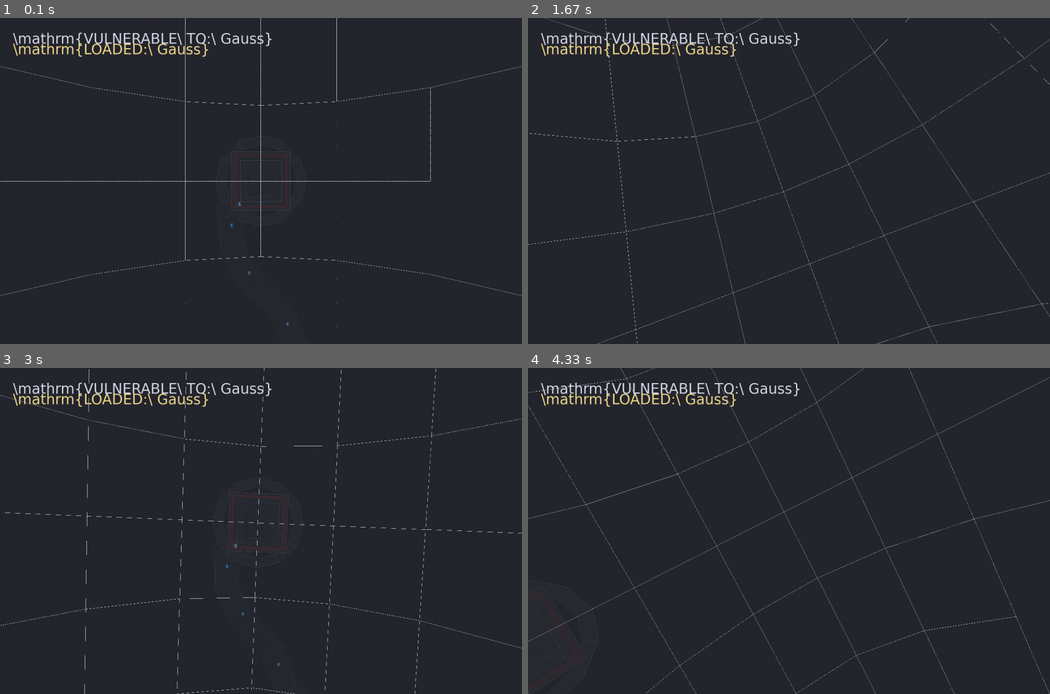
Above: before the commit, frames 1-4 (two rows, left to right).
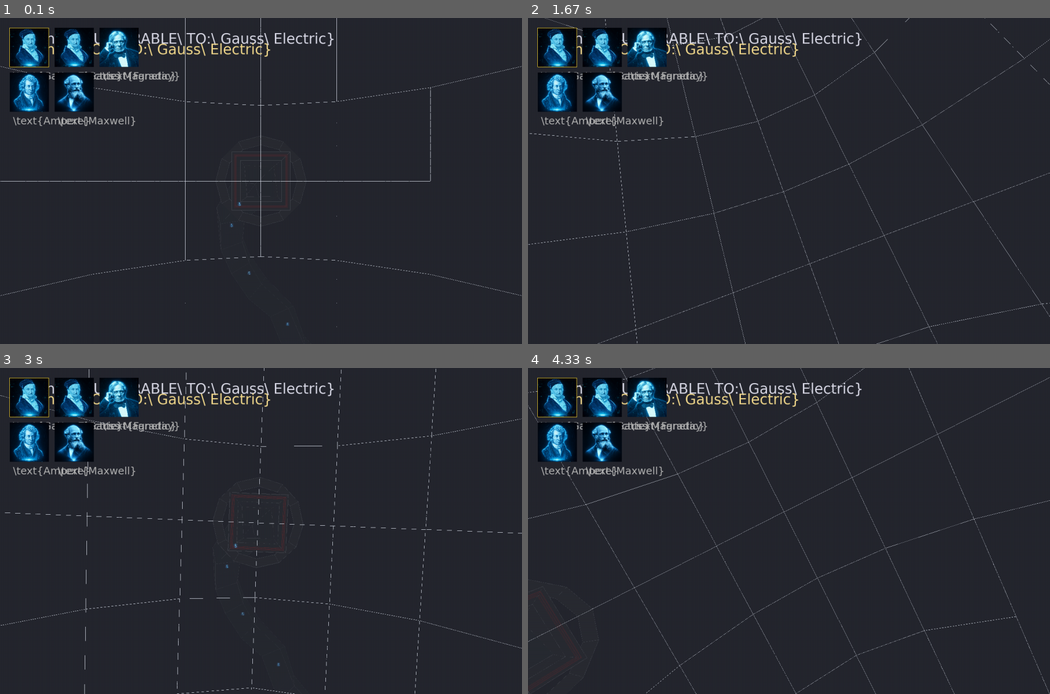
Above: after the commit, the same moments.

Repository: strulovitz/peaktogether-website
Game: pygame game, started from app.py
Same seed, same stepped clock (60 frames per second), same inputs: the game is played once before the commit and once after it.
Inputs:
- Up to frame 1 (0.1 s): no input
- Up to frame 2 (1.67 s): hold Right 0.33-0.8 s; hold Up 0.83-1.13 s; hold Right 1.17-1.63 s
- Up to frame 3 (3 s): hold Left 1.67-2.2 s; hold Down 2.23-2.53 s; hold Left 2.57-2.97 s
- Up to frame 4 (4.33 s): hold Up 3-3.37 s; hold Right 3.4-4.03 s; hold Down from 4.07 s (still down)

The runs differ from the first frame. In frame 1, 5.4% of the frame differs, in the area x 1-64%, y 2-34%; in frame 2, 5.4%; in frame 3, 5.4%; in frame 4, 5.4%.

Commit message:
Brief #10 — Arsenal/Weapons: per-corridor arsenal (build_arsenal), 3x3 face panel, Xbox+mouse selection, cosmetic projectiles, retires hardcoded ARSENAL and '['/']' cycling

Diff:
--- a/app.py
+++ b/app.py
@@ -174,6 +174,8 @@
     clock = pygame.time.Clock()
     running = True
     prev_keys = pygame.key.get_pressed()   # Brief #9: rising-edge tracking
+    mouse_click_edge = False               # Brief #10: mouse selection
+    mouse_x = mouse_y = 0
     while running:
         dt = clock.tick(60) / 1000.0
 
@@ -187,6 +189,9 @@
                 robot = combat.Combat.blocking_robot(hub)
                 if robot is not None:
                     umode.open(robot._robot_data)  # Brief #11: pass RobotData, not Robot
+            elif ev.type == pygame.MOUSEBUTTONDOWN and ev.button == 1:
+                mouse_click_edge = True            # Brief #10: face panel selection
+                mouse_x, mouse_y = ev.pos
 
         keys = pygame.key.get_pressed()
 
@@ -221,9 +226,11 @@
             # 6. advance world animation / corridor state
             hub.update(dt, ship.pos)
 
-            # Brief #9: combat (fire, auto-face, fizzle timer)
-            combat_state.handle_input(fire_edge, prev_edge, next_edge, ship, hub)
+            # Brief #9+10: combat (fire, auto-face, fizzle timer + face panel selection)
+            combat_state.handle_input(fire_edge, prev_edge, next_edge, ship, hub,
+                                      mouse_click_edge, mouse_x, mouse_y, gamepads)
             combat_state.update(dt, ship, hub)
+            mouse_click_edge = False             # Brief #10: consume edge
 
         if not umode.active:
             # 7. QUEUE all walls (atrium shell + door frames + corridor walls)
@@ -238,6 +245,9 @@
 
             # 10. labels / billboards (mathtext; last)
             hub.draw_labels(cr, cu, texcache)
+
+            # Brief #10: 3D projectile (after flush, before 2D overlay)
+            combat_state.draw_projectile_3d(cr, cu, texcache)
 
         # Brief #9: combat HUD (text only; between labels and flip)
         render.begin_2d(*WIN_SIZE)
--- a/combat.py
+++ b/combat.py
@@ -2,66 +2,120 @@
 # -----------------------------------------------------------------------------
 # Brief #9 — COMBAT: find the blocking robot, fire a technique at it, destroy
 # it on a matched opaque id, or harmlessly fizzle on a mismatch. Auto-faces the
-# explosion on a correct hit. Draws a MINIMAL text-only HUD.
+# explosion on a correct hit.
+# Brief #10 — ARSENAL: per-corridor weapon system. Face panel, Xbox/mouse
+# selection, cosmetic projectiles. Replaces hardcoded ARSENAL + '['/']' cycling.
 #
 # PRIME LAW — math-blindness: this module NEVER interprets math meaning. It
-# compares OPAQUE STRING IDS only:  robot.required_technique_id == fired id.
-# The ARSENAL display names are OUR labels, not math interpretation.
-#
-# Scope fences honored: NO weapons/face panel (child #10), NO hostages
-# (child #11), NO scoring/lives/timers/fail state, NO quaternion reinvention
-# (uses render.quat_* only).
+# compares OPAQUE STRING IDS only:  loaded_id == robot.required_technique_id.
+# Display names and portraits are presentation only, not math interpretation.
 # -----------------------------------------------------------------------------
 
 import numpy as np
+
 import render
-
-# (id, display-name) — display names are OUR labels for the HUD only.
-ARSENAL = [
-    ("gauss_e", "Gauss"),
-    ("gauss_m", "Gauss"),
-    ("faraday", "Faraday"),
-    ("ampere",  "Ampere"),
-    ("maxwell", "Maxwell"),
-]
-
-# id -> display name lookup (OUR label; not math interpretation).
-_NAME_BY_ID = {tid: name for tid, name in ARSENAL}
-
-# Auto-face state durations.
+from render import draw_texture, draw_text_mathtext_2d
+from robots import load_portrait
+from OpenGL.GL import (
+    glBegin, glEnd, glVertex2f, glVertex3f, glColor4f, GL_LINES,
+)
+
+# ---------------------------------------------------------------------------
+# constants (Brief #9)
+# ---------------------------------------------------------------------------
+
 _AUTOFACE_SECONDS = 1.0
 _FIZZLE_SECONDS = 6.0
-
-# HUD wrap width (characters) for the fizzle panel.
-_WRAP_CHARS = 64
+_WRAP_CHARS = 64        # fizzle panel text wrap width
+
+# ---------------------------------------------------------------------------
+# Brief #10: arsenal builder (math-blind — ids/names/filenames only)
+# ---------------------------------------------------------------------------
+
+def build_arsenal(robots):
+    """robots in file order. Returns [{"id","name","png"}], de-duped by id,
+    first-seen. Dedup by id NOT name (same name can be two weapons)."""
+    seen, arsenal = set(), []
+    for r in robots:
+        tid = r.required_technique_id
+        if tid in seen:
+            continue
+        seen.add(tid)
+        png = r.name.strip().replace(" ", "_") + "-hologram.png"
+        arsenal.append({"id": tid, "name": r.name, "png": png})
+    return arsenal[:9]  # 3x3 grid cap
+
+
+def _latex_safe_name(name):
+    s = name.strip()
+    for ch in ('\\', '&', '%', '$', '#', '_', '{', '}', '^', '~'):
+        s = s.replace(ch, '\\' + ch)
+    return r'\text{' + s + '}'
 
 
 class Combat:
-    """Owns combat state for the active (single) corridor test."""
+    """Owns combat + arsenal state for the active corridor."""
+
+    # ---- 2D panel layout (cosmetic) ------------------------------------
+    _COLS, _ROWS = 3, 3
+    _CELL = 96
+    _PAD = 14
+    _MARGIN_X = 24
+    _MARGIN_Y = 24
 
     def __init__(self):
-        self._loaded_index = 0          # index into ARSENAL
-        self._autoface_t = 0.0          # seconds remaining of auto-face turn
-        self._autoface_target = None    # world point to look toward
-        self._fizzle_t = 0.0            # seconds remaining of fizzle panel
-        self._fizzle_text = ""          # current fizzle message
-
-    # -- selection (temporary; real selector is child #10) -------------------
-    @property
-    def loaded_id(self):
-        return ARSENAL[self._loaded_index][0]
-
-    @property
-    def loaded_name(self):
-        return ARSENAL[self._loaded_index][1]
-
-    def _select_prev(self):
-        self._loaded_index = (self._loaded_index - 1) % len(ARSENAL)
-
-    def _select_next(self):
-        self._loaded_index = (self._loaded_index + 1) % len(ARSENAL)
-
-    # -- blocking robot ------------------------------------------------------
+        # ---- Brief #9 state ----
+        self._autoface_t = 0.0
+        self._autoface_target = None
+        self._fizzle_t = 0.0
+        self._fizzle_text = ""
+
+        # ---- Brief #10: arsenal + selection state ----
+        self.loaded_id = None
+        self.arsenal = []
+        self._arsenal_corridor = None
+
+        # controller edge-detection state
+        self._prev_trigger = False
+        self._prev_btn = {0: False, 1: False, 2: False, 3: False, 4: False, 5: False}
+        #                 A         B         X         Y         LB        RB
+
+        # cosmetic projectile state
+        self._proj = None  # {"from":(x,y,z),"to":(x,y,z),"t":float,"dur":float}|None
+
+    # ==================================================================
+    # ARSENAL SOURCING — multi-corridor
+    # ==================================================================
+
+    @staticmethod
+    def current_corridor(hub):
+        r = Combat.blocking_robot(hub)
+        if r is not None:
+            for c in hub.corridors:
+                if r in c.get_robots():
+                    return c
+        return hub.corridors[0]  # fallback if nothing engaged
+
+    def _sync_arsenal(self, hub):
+        """Rebuild arsenal iff the engaged corridor changed. Identity-keyed."""
+        corr = self.current_corridor(hub)
+        if corr is not self._arsenal_corridor:
+            self._arsenal_corridor = corr
+            self.arsenal = build_arsenal(corr.get_robots())
+            ids = {w["id"] for w in self.arsenal}
+            if self.loaded_id not in ids:
+                self.loaded_id = self.arsenal[0]["id"] if self.arsenal else None
+
+    def _loaded_slot(self):
+        for i, w in enumerate(self.arsenal):
+            if w["id"] == self.loaded_id:
+                return i
+        return 0 if self.arsenal else -1
+
+    # ==================================================================
+    # blocking robot (Brief #9 — UNCHANGED)
+    # ==================================================================
+
     @staticmethod
     def blocking_robot(hub):
         """First robot in path order that is not yet defeated, else None."""
@@ -73,69 +127,204 @@
                 return r
         return None
 
-    # -- input ---------------------------------------------------------------
-    def handle_input(self, fire_edge, prev_edge, next_edge, ship, hub):
-        """Rising-edge driven. fire_edge=SPACE, prev_edge='[', next_edge=']'.
-
-        Keys chosen: SPACE (fire), '[' (prev), ']' (next).
-        Existing controls are WASD/RF (move), arrow keys (rotate), Q/E (roll),
-        Shift (boost), SPACE (fire). '[' and ']' do NOT collide with any of
-        those, and SPACE is read on its RISING EDGE here (not held) so a held
-        boost/move never re-triggers a shot.
-        """
-        if prev_edge:
-            self._select_prev()
-        if next_edge:
-            self._select_next()
-        if fire_edge:
+    # ==================================================================
+    # INPUT (Brief #9 keyboard + Brief #10 controller/mouse)
+    # ==================================================================
+
+    def handle_input(self, fire_edge, prev_edge, next_edge, ship, hub,
+                     mouse_click_edge, mouse_x, mouse_y, gamepads):
+        """Rising-edge driven. SPACE=fire (keyboard fallback), controller for
+        grid nav + cycle + trigger fire, mouse for click-to-select. prev_edge/
+        next_edge ('['/']') are RETIRED — accepted but ignored."""
+        self._sync_arsenal(hub)
+        if not self.arsenal:
+            return
+
+        slot = self._loaded_slot()
+        fire_now = bool(fire_edge)  # keyboard SPACE fallback
+
+        # ---- controller (safe if absent) ----
+        joy = getattr(gamepads, "manip_joy", None) if gamepads else None
+        if joy is not None:
+            # grid nav — edge-detected
+            if self._btn_edge(joy, 3):   # Y -> UP
+                self._try_move(slot - self._COLS)
+            if self._btn_edge(joy, 0):   # A -> DOWN
+                self._try_move(slot + self._COLS)
+            if self._btn_edge(joy, 1):   # B -> RIGHT
+                self._try_move(slot + 1, horizontal=True)
+            if self._btn_edge(joy, 2):   # X -> LEFT
+                self._try_move(slot - 1, horizontal=True)
+            slot = self._loaded_slot()
+            # linear cycle — edge-detected, wrap
+            if self._btn_edge(joy, 4):   # LB -> prev
+                self._cycle(-1)
+            if self._btn_edge(joy, 5):   # RB -> next
+                self._cycle(+1)
+
+            # triggers -> FIRE (magnitude + edge, rest-value-agnostic)
+            FIRE_TH = 0.5
+            try:
+                lt = joy.get_axis(4); rt = joy.get_axis(5)
+            except Exception:
+                lt = rt = 0.0
+            trigger_now = (abs(lt) > FIRE_TH) or (abs(rt) > FIRE_TH)
+            fire_edge_pad = trigger_now and not self._prev_trigger
+            self._prev_trigger = trigger_now
+            fire_now = fire_now or fire_edge_pad
+
+        # ---- mouse (alternate) ----
+        if mouse_click_edge:
+            hit = self._face_hit_test(mouse_x, mouse_y, hub)
+            if hit is not None:
+                self.loaded_id = self.arsenal[hit]["id"]
+
+        # ---- fire ----
+        if fire_now:
             self._fire(ship, hub)
+
+    def _btn_edge(self, joy, idx):
+        try:
+            now = bool(joy.get_button(idx))
+        except Exception:
+            now = False
+        edge = now and not self._prev_btn[idx]
+        self._prev_btn[idx] = now
+        return edge
+
+    def _try_move(self, target, horizontal=False):
+        """Clamp/ignore moves leaving the grid or crossing a row edge."""
+        if target < 0 or target >= len(self.arsenal):
+            return
+        if horizontal:
+            cur = self._loaded_slot()
+            if cur // self._COLS != target // self._COLS:
+                return
+        self.loaded_id = self.arsenal[target]["id"]
+
+    def _cycle(self, step):
+        if not self.arsenal:
+            return
+        i = (self._loaded_slot() + step) % len(self.arsenal)
+        self.loaded_id = self.arsenal[i]["id"]
+
+    # ==================================================================
+    # FIRE (Brief #9 match/mismatch + Brief #10 projectile)
+    # ==================================================================
 
     def _fire(self, ship, hub):
         robot = self.blocking_robot(hub)
+
+        # Brief #10: spawn projectile (cosmetic)
+        if robot is not None:
+            try:
+                ship_pos = getattr(ship, "pos", (0, 0, 0))
+                self._proj = {
+                    "from": tuple(ship_pos),
+                    "to": tuple(robot.position),
+                    "t": 0.0, "dur": 0.18,
+                }
+            except Exception:
+                self._proj = None
+
+        # Brief #9: existing resolve logic (UNCHANGED)
         if robot is None:
-            return  # no blocking robot -> SPACE does nothing
-        fired = self.loaded_id
-        if fired == robot.required_technique_id:
-            # MATCH -> autonomous explosion + gentle auto-face turn.
+            return
+        if self.loaded_id == robot.required_technique_id:
             robot.play_defeat()
             self._autoface_target = np.array(robot.position, dtype=float)
             self._autoface_t = _AUTOFACE_SECONDS
             self._fizzle_t = 0.0
             self._fizzle_text = ""
         else:
-            # MISMATCH -> HARMLESS fizzle. No defeat, no penalty.
-            msg = robot.fizzles.get(fired)
+            msg = robot.fizzles.get(self.loaded_id)
             if not msg:
                 msg = ("That technique doesn't apply to this robot. "
                        "Look at the blue hologram for the face that fits.")
             self._fizzle_text = msg
             self._fizzle_t = _FIZZLE_SECONDS
 
-    # -- per-frame update ----------------------------------------------------
+    # ==================================================================
+    # UPDATE (Brief #9 auto-face/fizzle + Brief #10 projectile advance)
+    # ==================================================================
+
     def update(self, dt, ship, hub):
         self._hud_robot = self.blocking_robot(hub)
 
-        # Tick down the fizzle panel timer.
+        # Brief #10: advance cosmetic projectile
+        if self._proj is not None:
+            self._proj["t"] += dt / max(self._proj["dur"], 1e-6)
+            if self._proj["t"] >= 1.0:
+                self._proj = None
+
+        # Brief #9: fizzle timer
         if self._fizzle_t > 0.0:
             self._fizzle_t = max(0.0, self._fizzle_t - dt)
 
-        # Auto-face: smoothly nlerp ship.q toward looking at the explosion.
+        # Brief #9: auto-face nlerp
         if self._autoface_t > 0.0 and self._autoface_target is not None:
             self._autoface_t = max(0.0, self._autoface_t - dt)
             direction = self._autoface_target - np.array(ship.pos, dtype=float)
             if np.dot(direction, direction) > 1e-12:
                 target_q = render.quat_look_along(direction)
-                # nlerp step: lerp 4 components toward target (short way),
-                # then normalize. Step size scales with dt for a gentle turn.
                 step = min(1.0, dt * 5.0)
                 ship.q = _nlerp(ship.q, target_q, step)
             if self._autoface_t <= 0.0:
                 self._autoface_target = None
 
-    # -- HUD (text only; between begin_2d/end_2d by caller) ------------------
+    # ==================================================================
+    # 3D PROJECTILE — parent inserts call between app.py lines 240-243
+    # ==================================================================
+
+    def draw_projectile_3d(self, cr, cu, texcache=None):
+        """Cosmetic world-space streak. Drawn AFTER flush_walls, BEFORE 2D."""
+        if self._proj is None:
+            return
+        t = self._proj["t"]
+        fx, fy, fz = self._proj["from"]
+        tx, ty, tz = self._proj["to"]
+        head = t
+        tail = max(0.0, t - 0.25)
+        hx = fx + (tx - fx) * head; hy = fy + (ty - fy) * head; hz = fz + (tz - fz) * head
+        sx = fx + (tx - fx) * tail; sy = fy + (ty - fy) * tail; sz = fz + (tz - fz) * tail
+        glColor4f(1.0, 0.9, 0.3, 1.0)
+        glBegin(GL_LINES)
+        glVertex3f(sx, sy, sz)
+        glVertex3f(hx, hy, hz)
+        glEnd()
+
+    # ==================================================================
+    # HUD (Brief #9 text labels + fizzle + Brief #10 face panel)
+    # ==================================================================
+
+    def _weapon_by_id(self, tid):
+        for w in self.arsenal:
+            if w["id"] == tid:
+                return w
+        return None
+
+    def _slot_rect(self, slot):
+        """Pixel rect (x, y, w, h) for a grid slot. Top-left origin."""
+        col = slot % self._COLS
+        row = slot // self._COLS
+        step = self._CELL + self._PAD
+        x = self._MARGIN_X + col * step
+        y = self._MARGIN_Y + row * step
+        return (x, y, self._CELL, self._CELL)
+
+    def _face_hit_test(self, mx, my, hub):
+        self._sync_arsenal(hub)
+        for i in range(len(self.arsenal)):
+            x, y, w, h = self._slot_rect(i)
+            if x <= mx <= x + w and y <= my <= y + h:
+                return i
+        return None
+
     def draw_hud(self, cache, win_size):
+        """Text HUD + 3x3 face panel. Called between begin_2d/end_2d."""
         w, h = win_size
-        # We are inside begin_2d/end_2d (caller wraps). Origin top-left, y-down.
+
+        # ---- Brief #9: existing text HUD ----
         x = 24
         y = 28
         line_h = 26
@@ -143,38 +332,80 @@
 
         robot = self._hud_robot
         if robot is None:
-            render.draw_text_mathtext_2d(
+            draw_text_mathtext_2d(
                 cache, r"\mathrm{PATH\ CLEAR}", x, y, color=(0.6, 0.95, 0.6),
                 fontsize=18)
         else:
-            need_name = _NAME_BY_ID.get(robot.required_technique_id, "?")
-            render.draw_text_mathtext_2d(
+            wdata = self._weapon_by_id(robot.required_technique_id)
+            need_name = wdata["name"] if wdata else "?"
+            draw_text_mathtext_2d(
                 cache, _mt(f"VULNERABLE TO: {need_name}"), x, y,
                 color=col, fontsize=18)
         y += line_h
 
-        render.draw_text_mathtext_2d(
-            cache, _mt(f"LOADED: {self.loaded_name}"), x, y,
+        wdata = self._weapon_by_id(self.loaded_id)
+        loaded_name = wdata["name"] if wdata else ("?" if self.arsenal else "NONE")
+        draw_text_mathtext_2d(
+            cache, _mt(f"LOADED: {loaded_name}"), x, y,
             color=(0.95, 0.85, 0.55), fontsize=18)
         y += line_h
 
-        # Fizzle panel (wrapped) lower on the screen.
+        # Brief #9: fizzle panel
         if self._fizzle_t > 0.0 and self._fizzle_text:
             fy = int(h * 0.62)
-            render.draw_text_mathtext_2d(
+            draw_text_mathtext_2d(
                 cache, _mt("That technique fizzled harmlessly:"), x, fy,
                 color=(0.95, 0.7, 0.6), fontsize=16)
             fy += line_h
             for line in _wrap(self._fizzle_text, _WRAP_CHARS):
-                render.draw_text_mathtext_2d(
+                draw_text_mathtext_2d(
                     cache, _mt(line), x, fy, color=(0.9, 0.85, 0.8),
                     fontsize=15)
                 fy += 22
 
+        # ---- Brief #10: 3x3 face panel ----
+        if not self.arsenal:
+            return
+        loaded_slot = self._loaded_slot()
+
+        for i, weap in enumerate(self.arsenal):
+            sx, sy, cw, ch = self._slot_rect(i)
+
+            # face thumbnail
+            tex = load_portrait(weap["name"])
+            if tex is not None:
+                _, tw, th = tex
+                scale = min(cw / max(tw, 1), ch / max(th, 1))
+                ox = sx + (cw - tw * scale) / 2
+                oy = sy + (ch - th * scale) / 2
+                draw_texture(tex, ox, oy, scale=scale)
+
+            # name below face (top-left origin: y + ch)
+            draw_text_mathtext_2d(
+                cache, _latex_safe_name(weap["name"]),
+                sx, sy + ch + 4, color=(0.7, 0.7, 0.7), fontsize=13, scale=1.0,
+            )
+
+            # highlight loaded weapon
+            if i == loaded_slot:
+                self._draw_border(sx, sy, cw, ch, (1.0, 0.85, 0.2, 1.0))
+
+    @staticmethod
+    def _draw_border(x, y, w, h, color):
+        r, g, b, a = color
+        glColor4f(r, g, b, a)
+        glBegin(GL_LINES)
+        glVertex2f(x, y);         glVertex2f(x + w, y)
+        glVertex2f(x + w, y);     glVertex2f(x + w, y + h)
+        glVertex2f(x + w, y + h); glVertex2f(x, y + h)
+        glVertex2f(x, y + h);     glVertex2f(x, y)
+        glEnd()
+
 
 # -----------------------------------------------------------------------------
-# small free helpers
+# small free helpers (Brief #9 — UNCHANGED)
 # -----------------------------------------------------------------------------
+
 def _nlerp(qa, qb, t):
     """Normalized lerp from qa toward qb, taking the short way (sign fix)."""
     a = np.array(qa, dtype=float)
